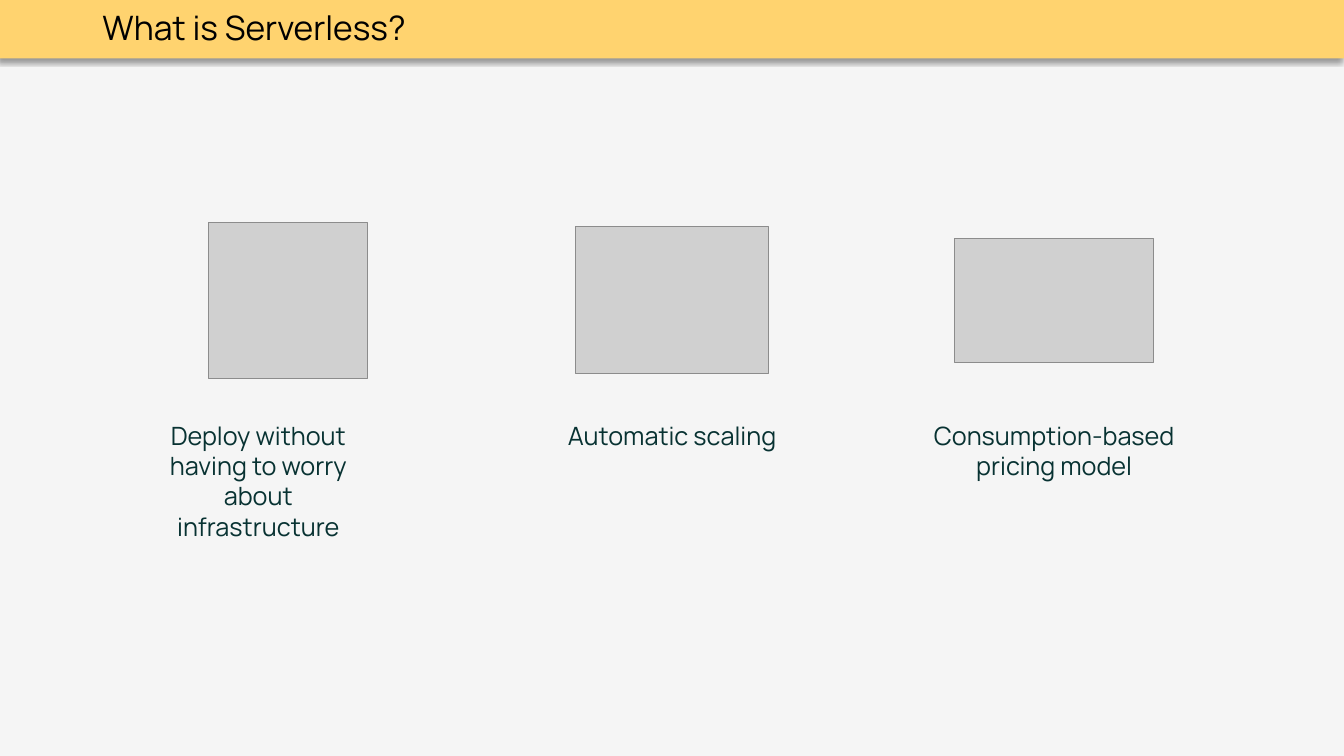
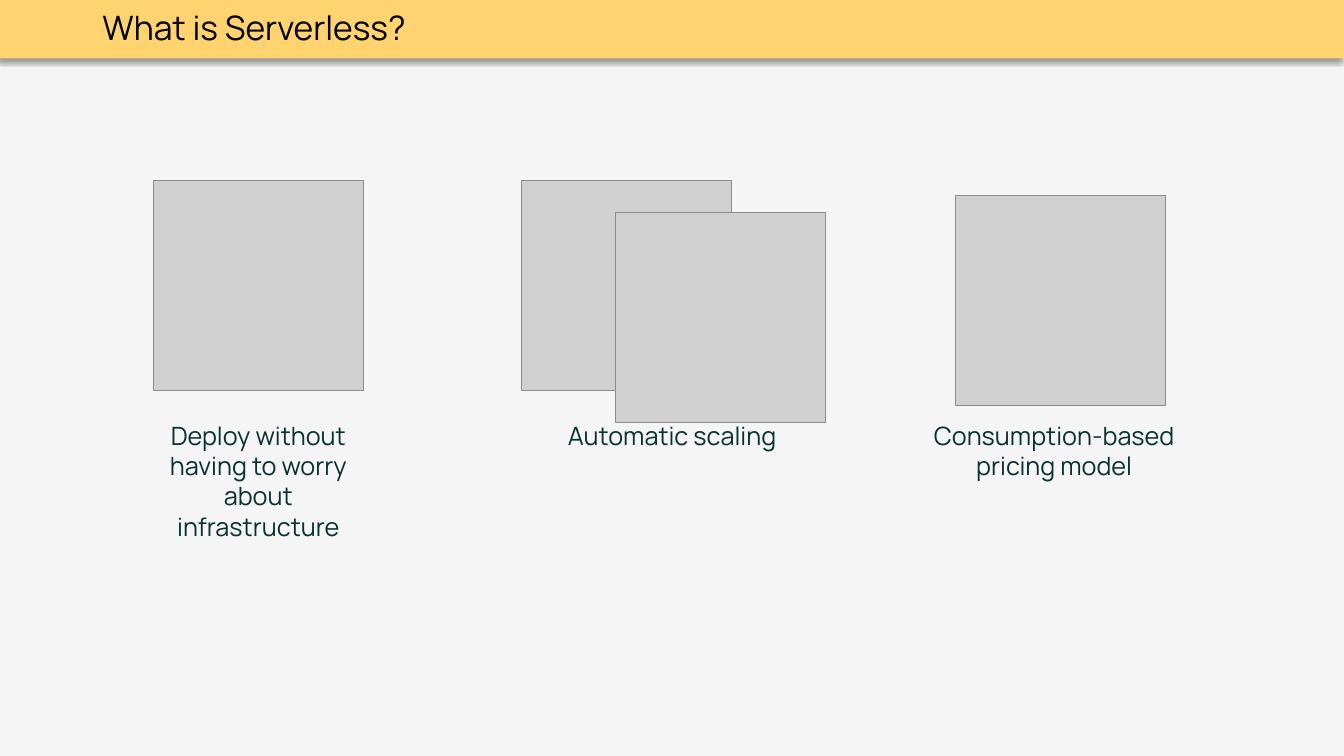
Before and after one commit to thoemmi/DurableFunctionsMeetupRosenheim, a slide deck: slide 4 of slides/Durable_Functions.pptx. Drawn at 1344x756 pixels with LibreOffice and Linux fonts; fonts in the diff are those of the drawing; grey boxes stand for pictures. Boxes give left, top, right and bottom in pixels: in the first picture for what was removed or moved away, otherwise in the second. Text is boxed around its words. In the diff, an @@ line names an element or a change of style, - is before the commit and + after.

Commit message:
update slides

```diff
--- a/slides/Durable_Functions.pptx
+++ b/slides/Durable_Functions.pptx
@@ picture: place and size @@
-picture at (209,223,367,378)
+picture at (153,180,363,390)
@@ picture added at (522,180,732,390) @@
@@ picture: place and size @@
-picture at (955,239,1154,363)
+picture at (956,196,1166,405)
@@ picture removed at (576,227,769,374) @@
@@ picture added at (616,213,826,422) @@
```
Also in this commit, not shown: 2 other slides changed.
